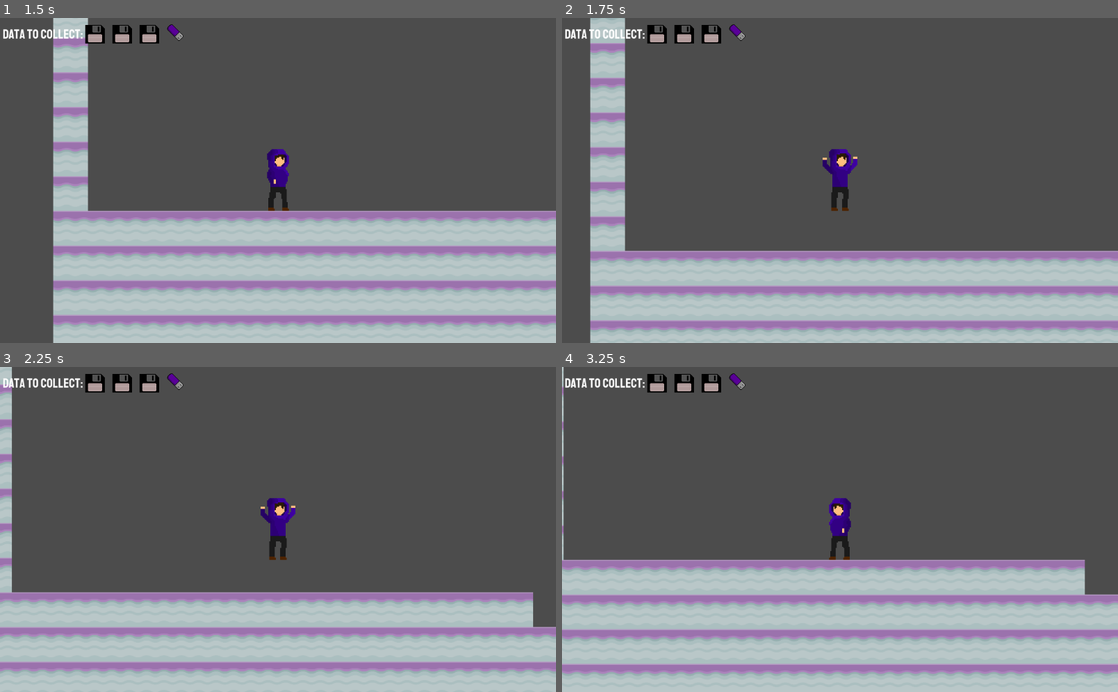
Above: before the commit, frames 1-4 (two rows, left to right).
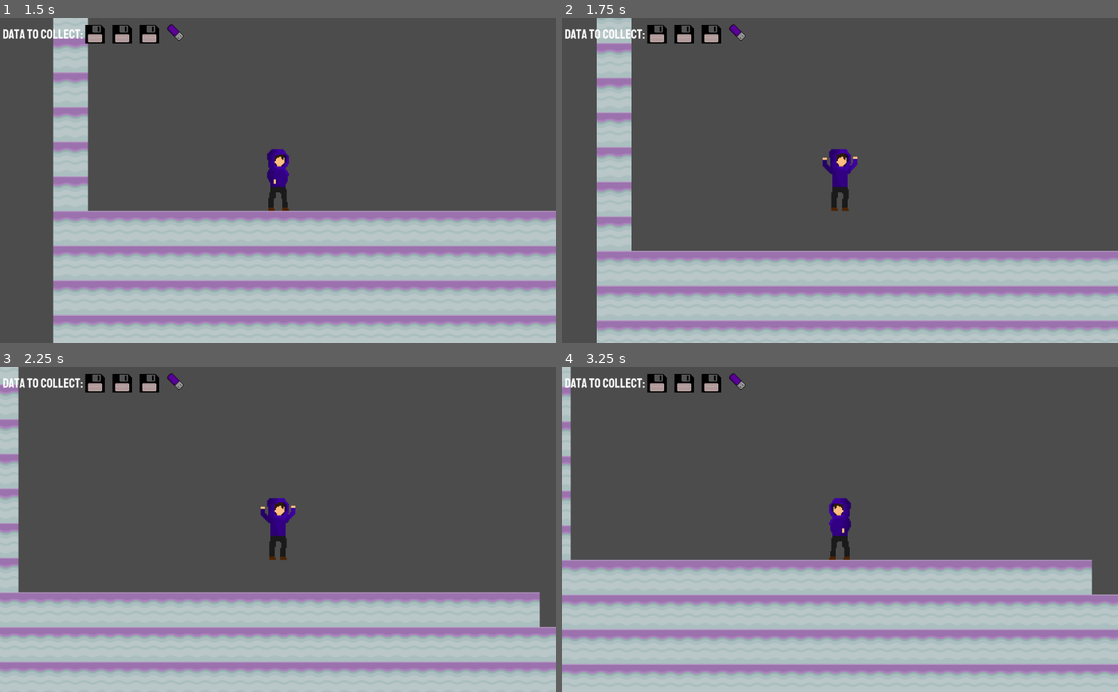
Above: after the commit, the same moments.

Repository: ncbarber/final-Databreak
Game: Godot game, scene res://ScreenStart/ScreenStart.tscn
Two runs of this game, one before a commit and one after it. Both use one fixed random seed, a clock stepped at 60 frames per second and the inputs below.
Inputs:
- Up to frame 1 (1.5 s): click "Play" at 0.5 s; tap Enter at 1.25 s; hold Right (move_right) from 1.28 s (still down)
- Up to frame 2 (1.75 s): keep holding Right (move_right); tap Space (jump) at 1.52 s
- Up to frame 3 (2.25 s): keep holding Right (move_right)
- Up to frame 4 (3.25 s): tap Space (jump) at 2.27 s; release Right (move_right) at 2.78 s; hold Left (move_left) from 2.78 s (still down)

Frame 1 is identical in both runs. In frame 2, 3.2% of the frame differs, in the area x 5-100%, y 0-100%; in frame 3, 2.0%; in frame 4, 2.4%.

Commit message:
Changed jump to stop moving left and right while crouched

Diff:
--- a/project/Player/Player.gd
+++ b/project/Player/Player.gd
@@ -18,17 +18,19 @@
 	var jump := Input.is_action_just_released("jump")
 
 	if right:
-		velocity.x += run_speed
 		$AnimatedSprite.flip_h = false
-		if is_on_floor():
-			$AnimatedSprite.animation = "walk"
-			$AnimatedSprite.play()
+		if is_crouched != true:
+			velocity.x += run_speed
+			if is_on_floor():
+				$AnimatedSprite.animation = "walk"
+				$AnimatedSprite.play()
 	if left:
-		velocity.x -= run_speed
 		$AnimatedSprite.flip_h = true
-		if is_on_floor():
-			$AnimatedSprite.animation = "walk"
-			$AnimatedSprite.play()
+		if is_crouched != true:
+			velocity.x -= run_speed
+			if is_on_floor():
+				$AnimatedSprite.animation = "walk"
+				$AnimatedSprite.play()
 	if velocity.x == 0 and is_on_floor():
 		if is_crouched != true:
 			$AnimatedSprite.animation = "idle"
